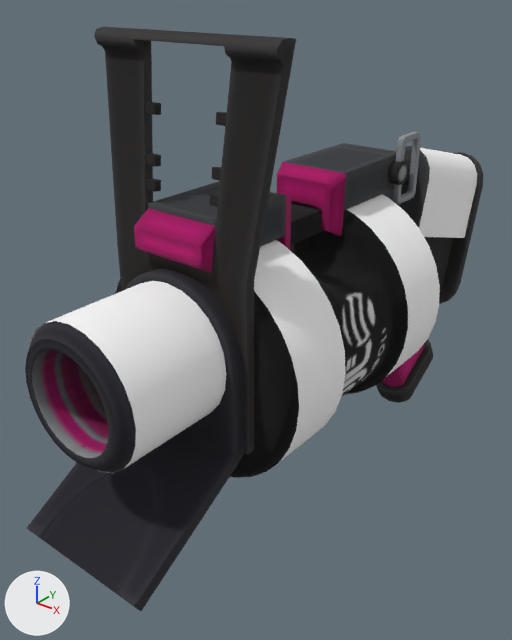
One commit to the glTF model glb/Wmn_Shooter_Gravity_Cstm01.glb: the scene before it, then after it.
Both versions are drawn from a camera (50 mm lens) standing at (0.588, -1.245, 0.73) and looking at (-0.062, -0.433, 0.226). Lighting does not change. The marker at lower left points along +X, +Y and +Z. The first picture is the older version.

Objects in the first picture: 'Barrel_000_low1__M_Body', 'Barrel_000_low4__M_DecoSticker_Cstm01'.
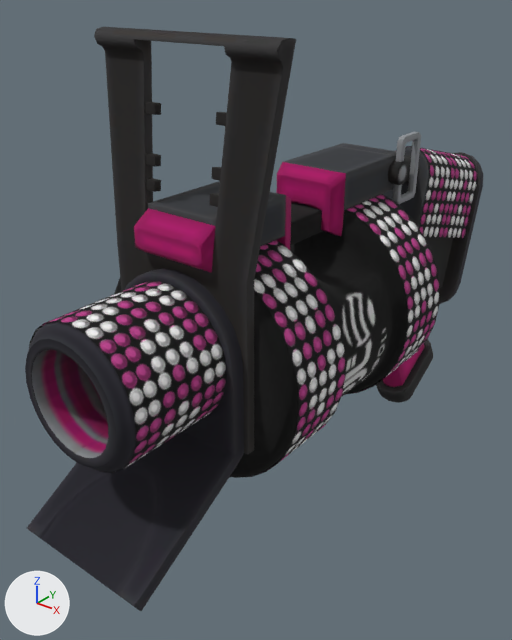
The change, as a list of edits to the scene's bpy script:
```text
Add img_m_decosticker_cstm01_nrm:
    img_m_decosticker_cstm01_nrm = load_image('M_DecoSticker_Cstm01_Nrm', '_unpacked/M_DecoSticker_Cstm01_Nrm', 64, 64, 'Non-Color')
Add img_m_decosticker_cstm01_alb:
    img_m_decosticker_cstm01_alb = load_image('M_DecoSticker_Cstm01_Alb', '_unpacked/M_DecoSticker_Cstm01_Alb', 64, 64, 'sRGB')
Change mat_m_decosticker_cstm01:
    where n0 = _N.new('ShaderNodeBsdfPrincipled'); n0.name = 'Principled BSDF'
    remove n0.inputs[0].default_value = (1.0, 1.0, 1.0, 1.0)  # 'Base Color', white #ffffff
    add n2 = _N.new('ShaderNodeTexImage'); n2.name = 'Image Texture'
    add n2.image = img_m_decosticker_cstm01_alb
    add n3 = _N.new('ShaderNodeNormalMap'); n3.name = 'Normal Map'
    add n3.uv_map = 'UVMap'
    add n4 = _N.new('ShaderNodeTexImage'); n4.name = 'Image Texture.001'
    add n4.image = img_m_decosticker_cstm01_nrm
    add _L.new(n2.outputs[0], n0.inputs[0])  # 'Color' to 'Base Color'
    add _L.new(n3.outputs[0], n0.inputs[5])  # 'Normal' to 'Normal'
    add _L.new(n4.outputs[0], n3.inputs[1])  # 'Color' to 'Color'
```

Boxes [x1, y1, x2, y2] around the edits, measured in the pictures (512 x 640 px):
'Barrel_000_low4__M_DecoSticker_Cstm01', surface changed (darker): [29, 148, 477, 473] in both
